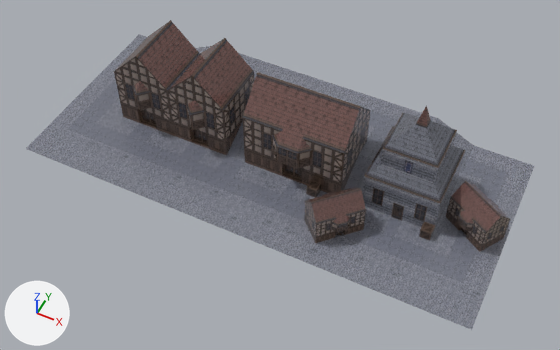
Two versions of the glTF model public/glb/village-1.glb, one commit apart.
Camera for both pictures: a 50 mm camera at (10.2, -40.4, 54.9) aimed at (-11.0, 2.0, 1.9). Every picture has the same lights, and +X, +Y and +Z are marked at lower left. The picture after the commit comes second. Where no turn or scale is listed for an object, it has been applied to the vertices.

The first picture shows 'EntityCube.Crate.002', 'EntityCube.Home.001', 'EntityCube.Home.002', 'EntityTrimesh.Business', 'EntityTrimesh.Home', 'EntityTrimesh.HomeLarge', 'EntityTrimesh.World' and 1 more.
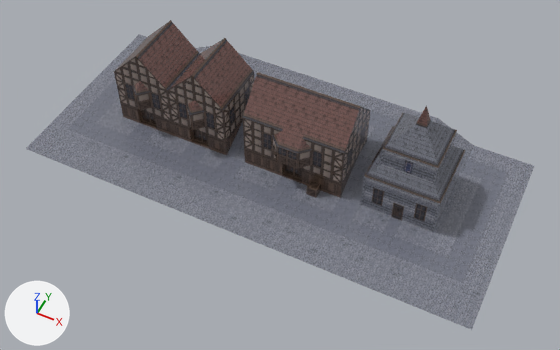
The change in detail:
Object 'EntityCube.Crate.002' (ob_entitycube_crate_002) is deleted.
Object 'EntityCube.Home.001' (ob_entitycube_home_001) is deleted.
Object 'EntityCube.Home.002' (ob_entitycube_home_002) is deleted.

Pixel boxes [x1, y1, x2, y2] of what changed, in the pictures (560 x 350 px):
'EntityCube.Home.002', deleted
    before: [446, 181, 510, 252]
'EntityCube.Home.001', deleted
    before: [304, 187, 366, 243]
'EntityCube.Crate.002', deleted
    before: [419, 222, 435, 240]
